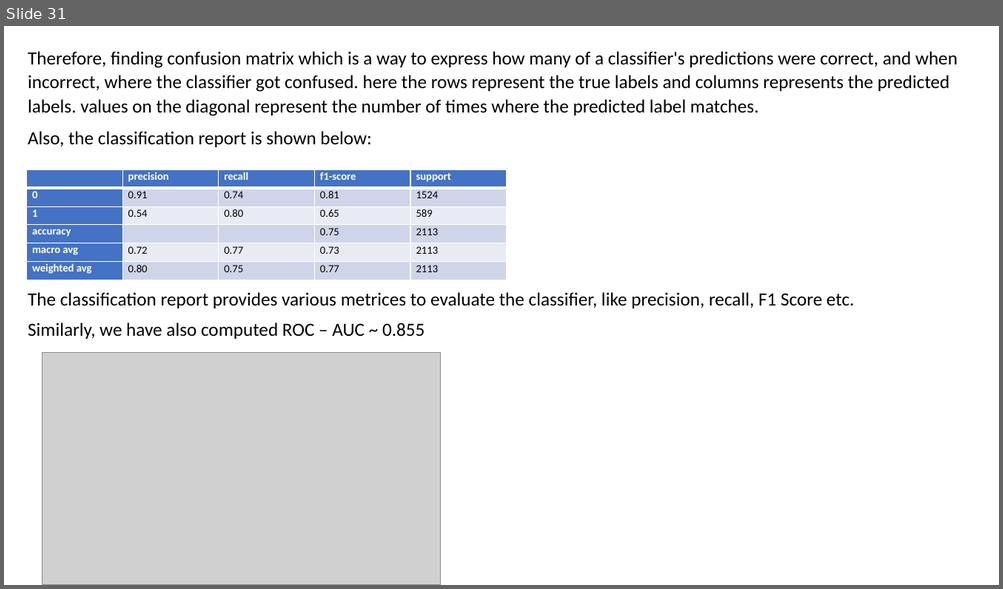
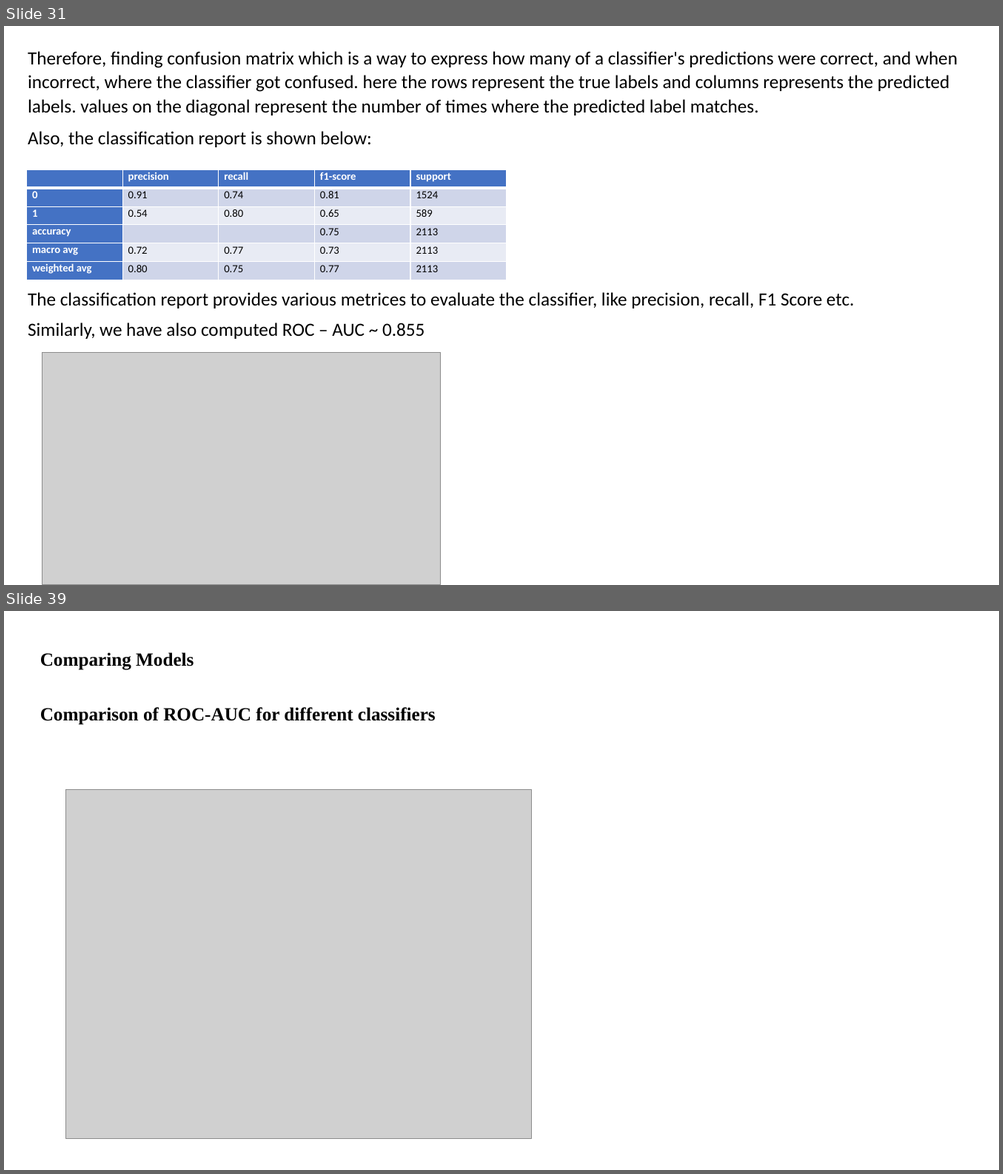
Before and after one commit to samarth-malhotra/Dissertation, a slide deck: Customer Churn Prediction in Telecom using Machine Learning.pptx. Shown one above the other, each under a label of ours: slide 31 before the commit, slides 31 and 39 after it; the slides between them are not shown. The pictures are 1003x589 and 1003x1174 pixels, drawn with LibreOffice and Linux fonts; fonts in the diff are those of the drawing; grey boxes stand for pictures. Boxes give left, top, right and bottom in pixels: in the first picture for what was removed or moved away, otherwise in the second. Text is boxed around its words. In the diff, an @@ line names an element or a change of style, - is before the commit and + after.

```diff
--- a/Customer Churn Prediction in Telecom using Machine Learning.pptx
+++ b/Customer Churn Prediction in Telecom using Machine Learning.pptx
@@ slide 39 added at box(4, 611, 999, 1170), background #FFFFFF @@
@@ text added at box(40, 652, 435, 725), 18 pt, text #000000, bold @@
+Comparing Models
+Comparison of ROC-AUC for different classifiers
@@ picture added at box(66, 790, 532, 1139) @@
```
Also in this commit, not shown: 3 slides changed, 12 other slides added, 3 other files.
